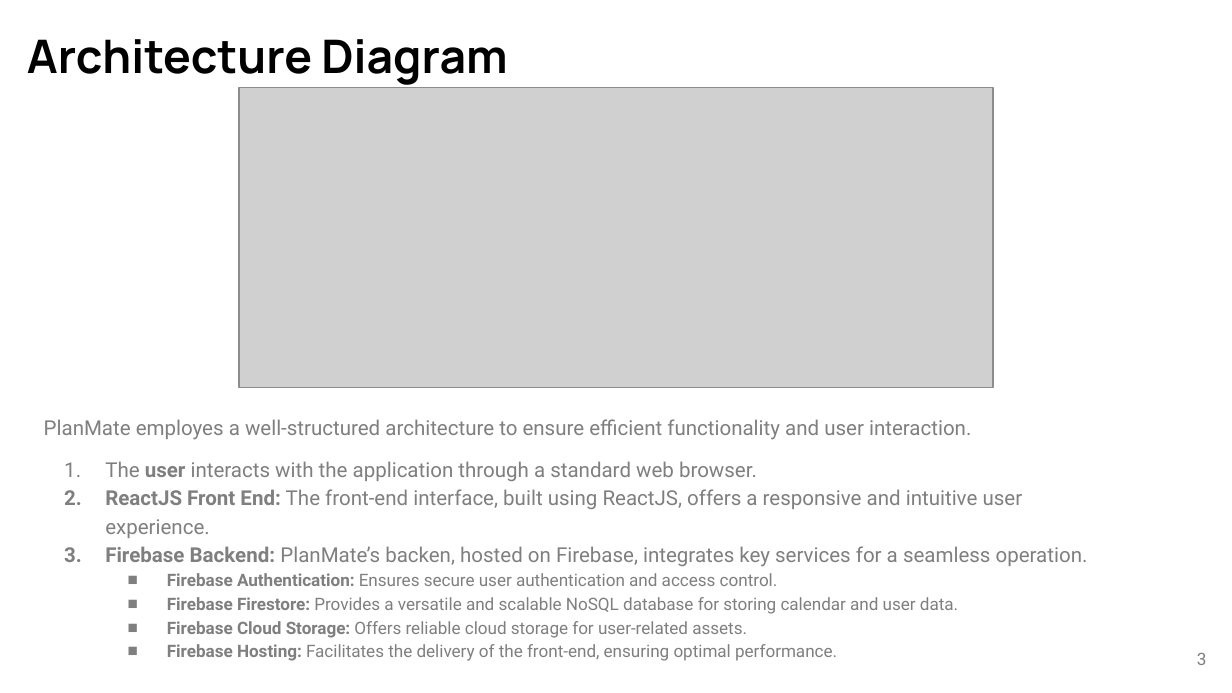
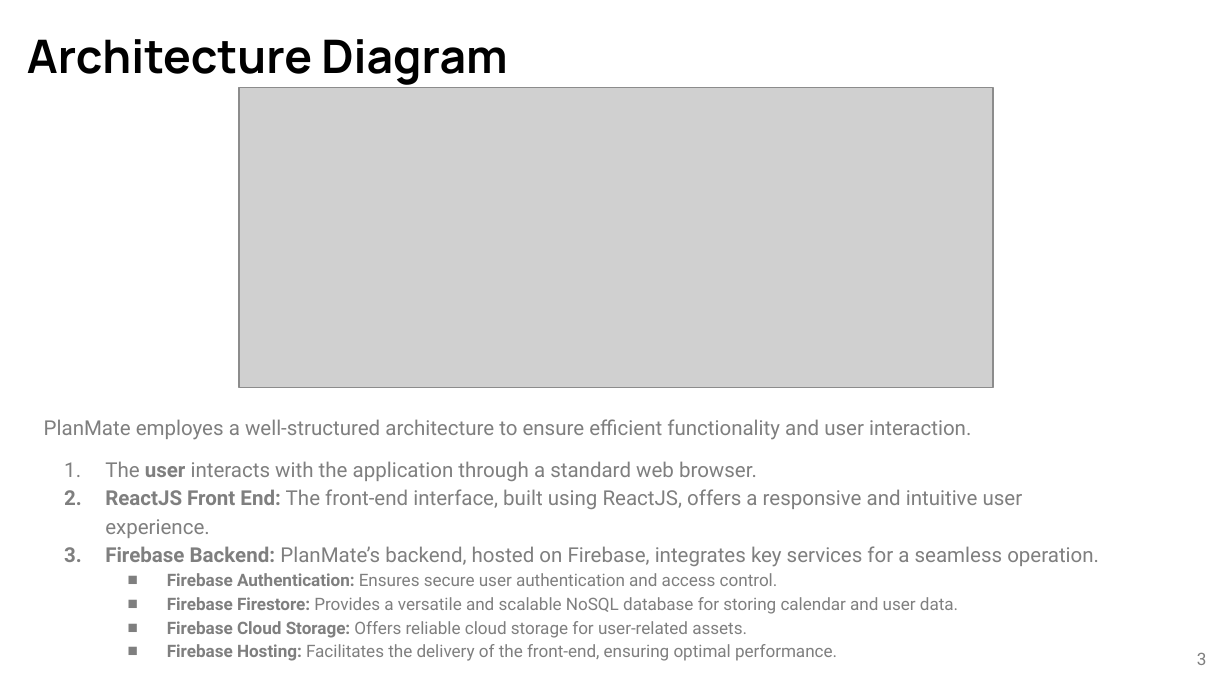
Before and after one commit to halghasra/PlanMate, a slide deck: slide 3 of docs_phase3/Alghasrah-Husain_ 92107683_ PJWD _P2_S.pptx. Drawn at 1232x693 pixels with LibreOffice and Linux fonts; fonts in the diff are those of the drawing; grey boxes stand for pictures. Boxes give left, top, right and bottom in pixels: in the first picture for what was removed or moved away, otherwise in the second. Text is boxed around its words. In the diff, an @@ line names an element or a change of style, - is before the commit and + after.

```diff
--- a/docs_phase3/Alghasrah-Husain_ 92107683_ PJWD _P2_S.pptx
+++ b/docs_phase3/Alghasrah-Husain_ 92107683_ PJWD _P2_S.pptx
@@ text at <box>105,546,1099,567</box>: text changed @@
-3. Firebase Backend: PlanMate’s backen, hosted on Firebase, integrates key services for a seamless operation.
+3. Firebase Backend: PlanMate’s backend, hosted on Firebase, integrates key services for a seamless operation.
```
